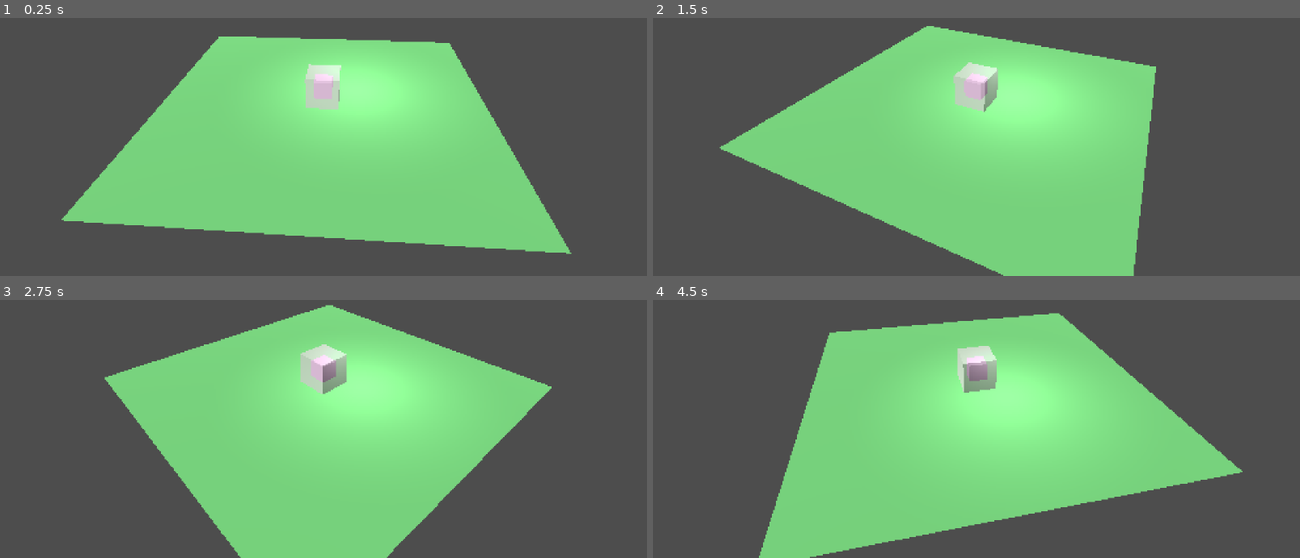
Above: before the commit, frames 1-4 (two rows, left to right).
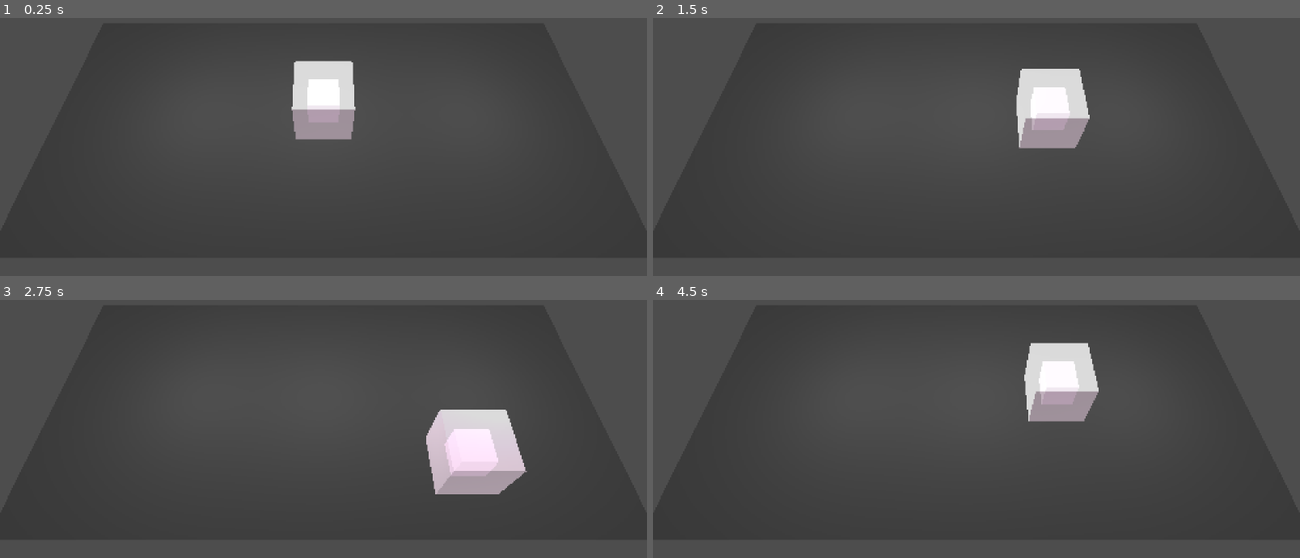
Above: after the commit, the same moments.

Repository: wb-gd/Acerola-Jam-0
Game: Godot game, scene res://Scenes/main.tscn
The game is run twice, just before and just after one commit, with the same random seed, the same clock (stepped at 60 frames per second) and the same inputs. Before the commit the project starts from res://test.tscn.
Inputs:
- Up to frame 1 (0.25 s): no input
- Up to frame 2 (1.5 s): tap Enter (ui_accept) at 0.5, 0.6, 0.77, 1.07, 1.35 s; hold Right (ui_right) 0.53-1.28 s; hold Down (ui_down) from 1.28 s (still down)
- Up to frame 3 (2.75 s): tap Enter (ui_accept) at 1.52, 1.82, 2.1 s; release Down (ui_down) at 2.03 s; hold Right (ui_right) from 2.03 s (still down)
- Up to frame 4 (4.5 s): release Right (ui_right) at 2.78 s; hold Up (ui_up) 2.78-3.53 s; tap Enter (ui_accept) at 2.85, 3.02, 3.32, 3.6, 3.77, 4.07, 4.35 s; hold Left (ui_left) from 3.53 s (still down)

The runs differ from the first frame. In frame 1, 44% of the frame differs, in the area x 9-89%, y 7-92%; in frame 2, 43%; in frame 3, 43%; in frame 4, 44%, in the area x 16-92%, y 5-100%.

Commit message:
Basic character controller and entity setup

Diff:
--- /dev/null
+++ b/Entities/Scripts/entity.gd
@@ -0,0 +1,18 @@
+extends CharacterBody3D
+
+class_name Entity
+
+func attack_press() -> void:
+	pass
+
+func attack_release() -> void:
+	pass
+
+func dodge_press() -> void:
+	pass
+
+func dodge_release() -> void:
+	pass
+
+func set__input_direction(value: Vector2) -> void:
+	pass
--- /dev/null
+++ b/Entities/Scripts/slime.gd
@@ -0,0 +1,30 @@
+extends Entity
+
+class_name Slime
+
+@export var max_speed: float = 400
+@export var accel: float = 1600
+@export var friction: float = 600
+
+var input_dir: Vector2
+
+func set_input_direction(value: Vector2) -> void:
+	input_dir = value
+
+func move(delta):
+	var direction = (transform.basis * Vector3(input_dir.x, 0, input_dir.y)).normalized()
+	if direction:
+		velocity.x += direction.x * accel * delta
+		velocity.z += direction.z * accel * delta
+		velocity = velocity.limit_length(max_speed)
+	else:
+		if velocity.length() > friction * delta:
+			velocity.x -= velocity.normalized().x * friction * delta
+			velocity.z -= velocity.normalized().z * friction * delta
+		else:
+			velocity = Vector3(0, velocity.y, 0)
+
+	move_and_slide()
+
+func _physics_process(delta):
+	move(delta)
--- /dev/null
+++ b/Entities/slime.tscn
@@ -0,0 +1,37 @@
+[gd_scene load_steps=7 format=3 uid="uid://fmhl5oci4hie"]
+
+[ext_resource type="Script" path="res://Entities/Scripts/slime.gd" id="1_4syqs"]
+
+[sub_resource type="BoxShape3D" id="BoxShape3D_5a4wg"]
+
+[sub_resource type="StandardMaterial3D" id="StandardMaterial3D_qdt0m"]
+albedo_color = Color(1, 0.772549, 1, 1)
+
+[sub_resource type="BoxMesh" id="BoxMesh_u0iqf"]
+material = SubResource("StandardMaterial3D_qdt0m")
+
+[sub_resource type="StandardMaterial3D" id="StandardMaterial3D_8r5mo"]
+transparency = 1
+albedo_color = Color(0.988235, 0.894118, 0.960784, 0.8)
+
+[sub_resource type="BoxMesh" id="BoxMesh_d0yv1"]
+material = SubResource("StandardMaterial3D_8r5mo")
+
+[node name="Slime" type="CharacterBody3D"]
+transform = Transform3D(1, 0, 0, 0, 1, 0, 0, 0, 1, 0, 0.5, 0)
+script = ExtResource("1_4syqs")
+max_speed = 1.5
+accel = 10.0
+friction = 5.0
+
+[node name="CollisionShape3D" type="CollisionShape3D" parent="."]
+shape = SubResource("BoxShape3D_5a4wg")
+
+[node name="CubeInner" type="MeshInstance3D" parent="."]
+transform = Transform3D(0.54, 0, 0, 0, 0.54, 0, 0, 0, 0.54, 0, 0, 0)
+mesh = SubResource("BoxMesh_u0iqf")
+skeleton = NodePath("../../..")
+
+[node name="CubeOuter" type="MeshInstance3D" parent="CubeInner"]
+transform = Transform3D(1.84028, 0, 0, 0, 1.84028, 0, 0, 0, 1.84028, 0, 0, 0)
+mesh = SubResource("BoxMesh_d0yv1")
--- /dev/null
+++ b/Globals/game.gd
@@ -0,0 +1,11 @@
+extends Node
+
+enum Entities {slime}
+var slime_entity = preload("res://Entities/slime.tscn")
+
+func get_entity(type: Entities) -> PackedScene:
+	match type:
+		Entities.slime:
+			return slime_entity
+		_:
+			return null
--- /dev/null
+++ b/Scenes/Levels/test_level.tscn
@@ -0,0 +1,25 @@
+[gd_scene load_steps=3 format=3 uid="uid://bycjnywwe576n"]
+
+[sub_resource type="StandardMaterial3D" id="StandardMaterial3D_rnxtx"]
+albedo_color = Color(0.203922, 0.203922, 0.203922, 1)
+
+[sub_resource type="PlaneMesh" id="PlaneMesh_6x16w"]
+material = SubResource("StandardMaterial3D_rnxtx")
+size = Vector2(10, 5)
+
+[node name="TestLevel" type="Node3D"]
+
+[node name="MeshInstance3D" type="MeshInstance3D" parent="."]
+mesh = SubResource("PlaneMesh_6x16w")
+
+[node name="DirectionalLight3D" type="DirectionalLight3D" parent="."]
+transform = Transform3D(0.911346, 0, -0.411642, 0.373344, 0.42121, 0.826557, 0.173388, -0.906963, 0.383868, 0, 0, 0)
+
+[node name="OmniLight3D" type="OmniLight3D" parent="."]
+transform = Transform3D(1, 0, 0, 0, 1, 0, 0, 0, 1, 0, 1.45438, 0)
+
+[node name="OmniLight3D3" type="OmniLight3D" parent="."]
+transform = Transform3D(1, 0, 0, 0, 1, 0, 0, 0, 1, 2.75159, 1.45438, 0)
+
+[node name="OmniLight3D2" type="OmniLight3D" parent="."]
+transform = Transform3D(1, 0, 0, 0, 1, 0, 0, 0, 1, -2.36045, 1.45438, 0)
--- /dev/null
+++ b/Scenes/main.tscn
@@ -0,0 +1,53 @@
+[gd_scene load_steps=6 format=3 uid="uid://bux2ni0cmoexd"]
+
+[ext_resource type="Script" path="res://Scripts/Player.gd" id="1_4038q"]
+[ext_resource type="Shader" path="res://Shaders/pixel.gdshader" id="2_a8i2x"]
+[ext_resource type="PackedScene" uid="uid://bycjnywwe576n" path="res://Scenes/Levels/test_level.tscn" id="3_lghoa"]
+
+[sub_resource type="ShaderMaterial" id="ShaderMaterial_hm7xd"]
+render_priority = 0
+shader = ExtResource("2_a8i2x")
+shader_parameter/depth_threshold = 0.05
+shader_parameter/reverse_depth_threshold = 0.25
+shader_parameter/normal_threshold = 0.6
+shader_parameter/darken_amount = 0.3
+shader_parameter/lighten_amount = 1.5
+shader_parameter/normal_edge_bias = Vector3(1, 1, 1)
+shader_parameter/light_direction = Vector3(-0.96, -0.18, 0.2)
+
+[sub_resource type="QuadMesh" id="QuadMesh_45uhr"]
+material = SubResource("ShaderMaterial_hm7xd")
+flip_faces = true
+size = Vector2(2, 2)
+
+[node name="Main" type="Node"]
+
+[node name="SubViewportContainer" type="SubViewportContainer" parent="."]
+texture_filter = 1
+anchors_preset = 15
+anchor_right = 1.0
+anchor_bottom = 1.0
+grow_horizontal = 2
+grow_vertical = 2
+stretch = true
+stretch_shrink = 4
+
+[node name="SubViewport" type="SubViewport" parent="SubViewportContainer"]
+handle_input_locally = false
+size = Vector2i(495, 270)
+render_target_update_mode = 4
+
+[node name="Camera3D" type="Camera3D" parent="SubViewportContainer/SubViewport"]
+transform = Transform3D(1, 0, 0, 0, 0.575648, 0.817698, 0, -0.817698, 0.575648, 0, 5.80367, 3.70834)
+current = true
+fov = 51.4
+
+[node name="postprocessor" type="MeshInstance3D" parent="SubViewportContainer/SubViewport/Camera3D"]
+extra_cull_margin = 16384.0
+mesh = SubResource("QuadMesh_45uhr")
+skeleton = NodePath("../../../../..")
+
+[node name="Player" type="Node3D" parent="SubViewportContainer/SubViewport"]
+script = ExtResource("1_4038q")
+
+[node name="TestLevel" parent="SubViewportContainer/SubViewport" instance=ExtResource("3_lghoa")]
--- /dev/null
+++ b/Scripts/Player.gd
@@ -0,0 +1,13 @@
+extends Node3D
+
+@export var entity_type: Game.Entities
+
+var entity: Entity
+
+func _ready():
+	entity = Game.get_entity(entity_type).instantiate()
+	add_child(entity)
+
+func _physics_process(delta):
+	var input_dir: Vector2 = Input.get_vector("ui_left", "ui_right", "ui_up", "ui_down")
+	entity.set_input_direction(input_dir)
--- /dev/null
+++ b/Scripts/new_script.gd
@@ -0,0 +1,31 @@
+extends CharacterBody3D
+
+
+const SPEED = 5.0
+const JUMP_VELOCITY = 4.5
+
+# Get the gravity from the project settings to be synced with RigidBody nodes.
+var gravity = ProjectSettings.get_setting("physics/3d/default_gravity")
+
+
+func _physics_process(delta):
+	# Add the gravity.
+	if not is_on_floor():
+		velocity.y -= gravity * delta
+
+	# Handle jump.
+	if Input.is_action_just_pressed("ui_accept") and is_on_floor():
+		velocity.y = JUMP_VELOCITY
+
+	# Get the input direction and handle the movement/deceleration.
+	# As good practice, you should replace UI actions with custom gameplay actions.
+	var input_dir = Input.get_vector("ui_left", "ui_right", "ui_up", "ui_down")
+	var direction = (transform.basis * Vector3(input_dir.x, 0, input_dir.y)).normalized()
+	if direction:
+		velocity.x = direction.x * SPEED
+		velocity.z = direction.z * SPEED
+	else:
+		velocity.x = move_toward(velocity.x, 0, SPEED)
+		velocity.z = move_toward(velocity.z, 0, SPEED)
+
+	move_and_slide()
--- a/Spin.gd
+++ /dev/null
@@ -1,11 +0,0 @@
-extends Node3D
-
-
-# Called when the node enters the scene tree for the first time.
-func _ready():
-	pass # Replace with function body.
-
-
-# Called every frame. 'delta' is the elapsed time since the previous frame.
-func _process(delta):
-	rotate_y(0.005)
--- a/project.godot
+++ b/project.godot
@@ -11,9 +11,13 @@
 [application]
 
 config/name="Acerola Jam 0"
-run/main_scene="res://test.tscn"
+run/main_scene="res://Scenes/main.tscn"
 config/features=PackedStringArray("4.2", "Forward Plus")
 config/icon="res://icon.svg"
+
+[autoload]
+
+Game="*res://Globals/game.gd"
 
 [display]
 
--- a/test.tscn
+++ /dev/null
@@ -1,91 +0,0 @@
-[gd_scene load_steps=11 format=3 uid="uid://dit2crw7gxojn"]
-
-[ext_resource type="Script" path="res://Spin.gd" id="1_wmbvu"]
-[ext_resource type="Shader" path="res://Shaders/pixel.gdshader" id="2_iffre"]
-
-[sub_resource type="StandardMaterial3D" id="StandardMaterial3D_qdt0m"]
-albedo_color = Color(1, 0.772549, 1, 1)
-
-[sub_resource type="BoxMesh" id="BoxMesh_oskx0"]
-material = SubResource("StandardMaterial3D_qdt0m")
-
-[sub_resource type="StandardMaterial3D" id="StandardMaterial3D_8r5mo"]
-transparency = 1
-albedo_color = Color(0.988235, 0.894118, 0.960784, 0.654902)
-
-[sub_resource type="BoxMesh" id="BoxMesh_p3rij"]
-material = SubResource("StandardMaterial3D_8r5mo")
-
-[sub_resource type="StandardMaterial3D" id="StandardMaterial3D_7xebf"]
-albedo_color = Color(0.560784, 1, 0.588235, 1)
-
-[sub_resource type="PlaneMesh" id="PlaneMesh_vh8v1"]
-material = SubResource("StandardMaterial3D_7xebf")
-
-[sub_resource type="ShaderMaterial" id="ShaderMaterial_hm7xd"]
-render_priority = 0
-shader = ExtResource("2_iffre")
-shader_parameter/depth_threshold = 0.05
-shader_parameter/reverse_depth_threshold = 0.25
-shader_parameter/normal_threshold = 0.6
-shader_parameter/darken_amount = 0.3
-shader_parameter/lighten_amount = 1.5
-shader_parameter/normal_edge_bias = Vector3(1, 1, 1)
-shader_parameter/light_direction = Vector3(-0.96, -0.18, 0.2)
-
-[sub_resource type="QuadMesh" id="QuadMesh_ajglx"]
-material = SubResource("ShaderMaterial_hm7xd")
-flip_faces = true
-size = Vector2(2, 2)
-
-[node name="Node3D" type="Node3D"]
-
-[node name="DirectionalLight3D" type="DirectionalLight3D" parent="."]
-transform = Transform3D(0.848338, -0.324695, -0.418205, 0.527879, 0.579602, 0.620811, 0.0408183, -0.747419, 0.663098, 0, 2.72229, 0)
-
-[node name="OmniLight3D" type="OmniLight3D" parent="."]
-transform = Transform3D(1, 0, 0, 0, 1, 0, 0, 0, 1, 1.02835, 1.79064, -0.632414)
-
-[node name="SubViewportContainer" type="SubViewportContainer" parent="."]
-texture_filter = 1
-anchors_preset = 15
-anchor_right = 1.0
-anchor_bottom = 1.0
-grow_horizontal = 2
-grow_vertical = 2
-stretch = true
-stretch_shrink = 4
-
-[node name="SubViewport" type="SubViewport" parent="SubViewportContainer"]
-handle_input_locally = false
-size = Vector2i(495, 270)
-render_target_update_mode = 4
-
-[node name="Cube" type="MeshInstance3D" parent="SubViewportContainer/SubViewport"]
-transform = Transform3D(0.54, 0, 0, 0, 0.54, 0, 0, 0, 0.54, 0, 0.5, 0)
-mesh = SubResource("BoxMesh_oskx0")
-skeleton = NodePath("../../..")
-
-[node name="MeshInstance3D2" type="MeshInstance3D" parent="SubViewportContainer/SubViewport/Cube"]
-transform = Transform3D(1.84028, 0, 0, 0, 1.84028, 0, 0, 0, 1.84028, 0, 0, 0)
-mesh = SubResource("BoxMesh_p3rij")
-
-[node name="Plane" type="MeshInstance3D" parent="SubViewportContainer/SubViewport"]
-transform = Transform3D(5, 0, 0, 0, 5, 0, 0, 0, 5, 0, 0, 0)
-mesh = SubResource("PlaneMesh_vh8v1")
-skeleton = NodePath("../../..")
-
-[node name="Pivot" type="Node3D" parent="SubViewportContainer/SubViewport"]
-transform = Transform3D(1, 0, 0, 0, 0.845262, 0.534352, 0, -0.534352, 0.845262, 0, 0, 0)
-script = ExtResource("1_wmbvu")
-
-[node name="Camera3D" type="Camera3D" parent="SubViewportContainer/SubViewport/Pivot"]
-transform = Transform3D(1, 0, 0, 0, 1, 0, 0, 0, 1, 0, 0, 11.053)
-current = true
-fov = 53.4375
-
-[node name="postprocessor" type="MeshInstance3D" parent="SubViewportContainer/SubViewport/Pivot/Camera3D"]
-transform = Transform3D(1, 0, 0, 0, 0.934453, -0.356086, 0, 0.356086, 0.934453, 0, -1.23342, -12.2984)
-extra_cull_margin = 16384.0
-mesh = SubResource("QuadMesh_ajglx")
-skeleton = NodePath("../../..")
Not shown, added: Scenes/gamA20D.tmp
Not shown, added: Scenes/gamC0A4.tmp
